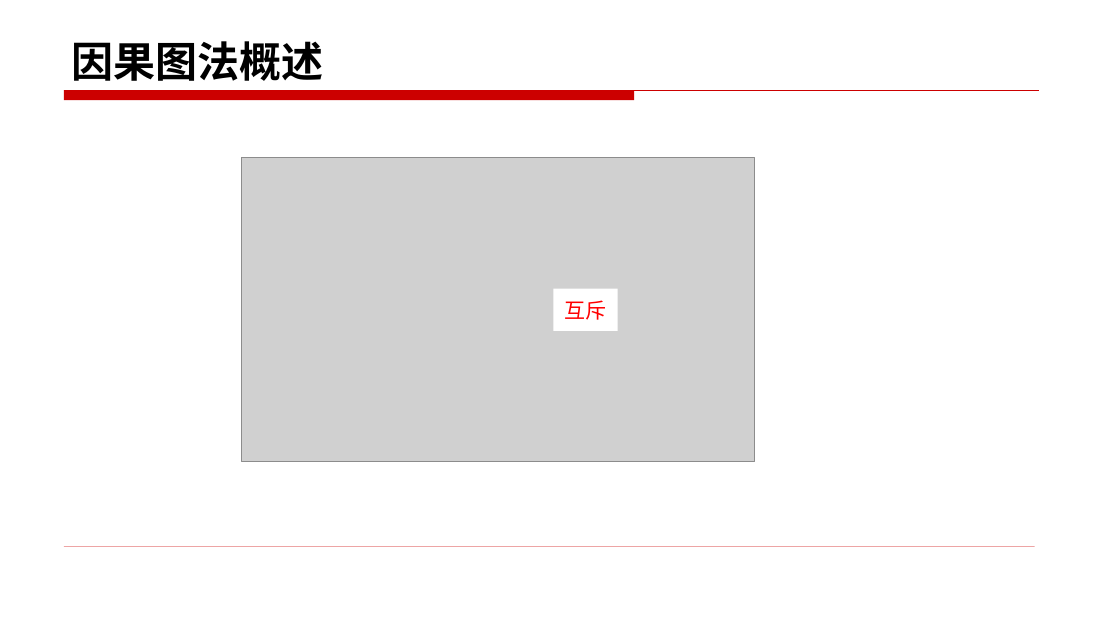
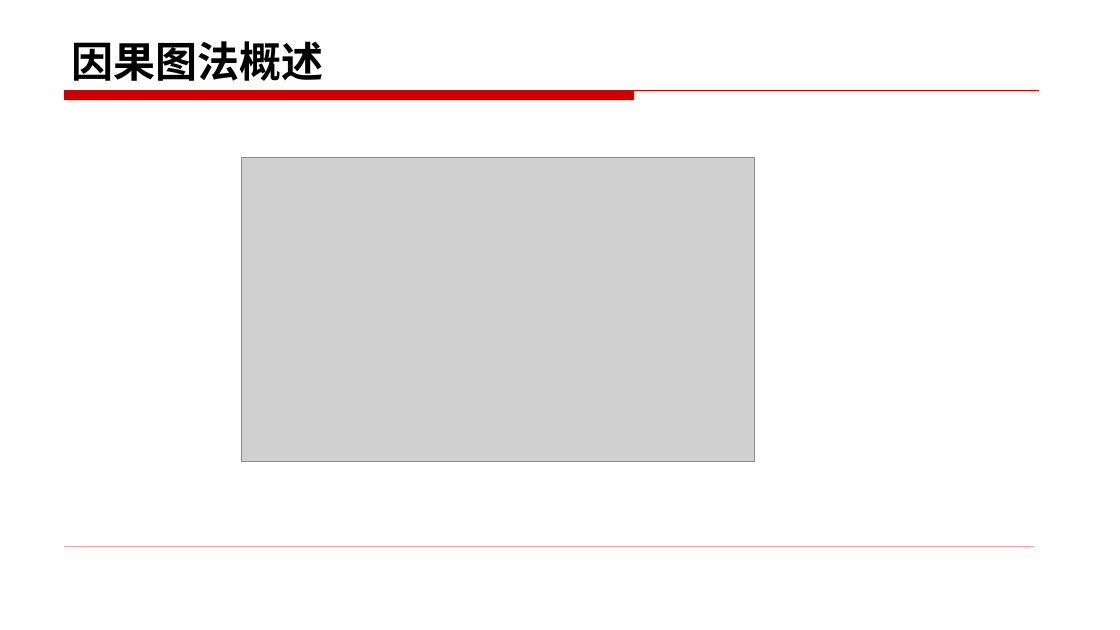
Before and after one commit to edu2act/course-foundation-software-tesing, a slide deck: slide 13 of materials/slides/3.5.pptx. Drawn at 1120x630 pixels with LibreOffice and Linux fonts; fonts in the diff are those of the drawing; grey boxes stand for pictures. Boxes give left, top, right and bottom in pixels: in the first picture for what was removed or moved away, otherwise in the second. Text is boxed around its words. In the diff, an @@ line names an element or a change of style, - is before the commit and + after.

```diff
--- a/materials/slides/3.5.pptx
+++ b/materials/slides/3.5.pptx
@@ rectangle removed at (x1=554, y1=289, x2=618, y2=331) @@
-互斥
```
Also in this commit, not shown: 8 other slides changed, 1 slide added, 6 slides removed, 13 other files.
